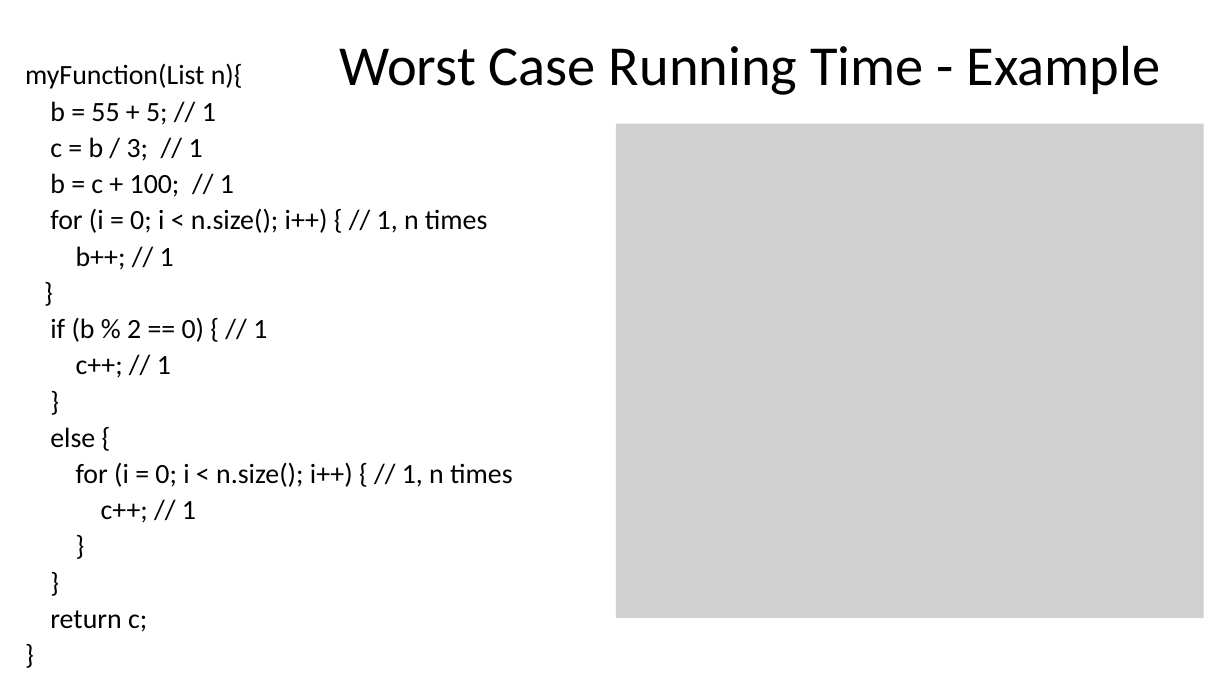
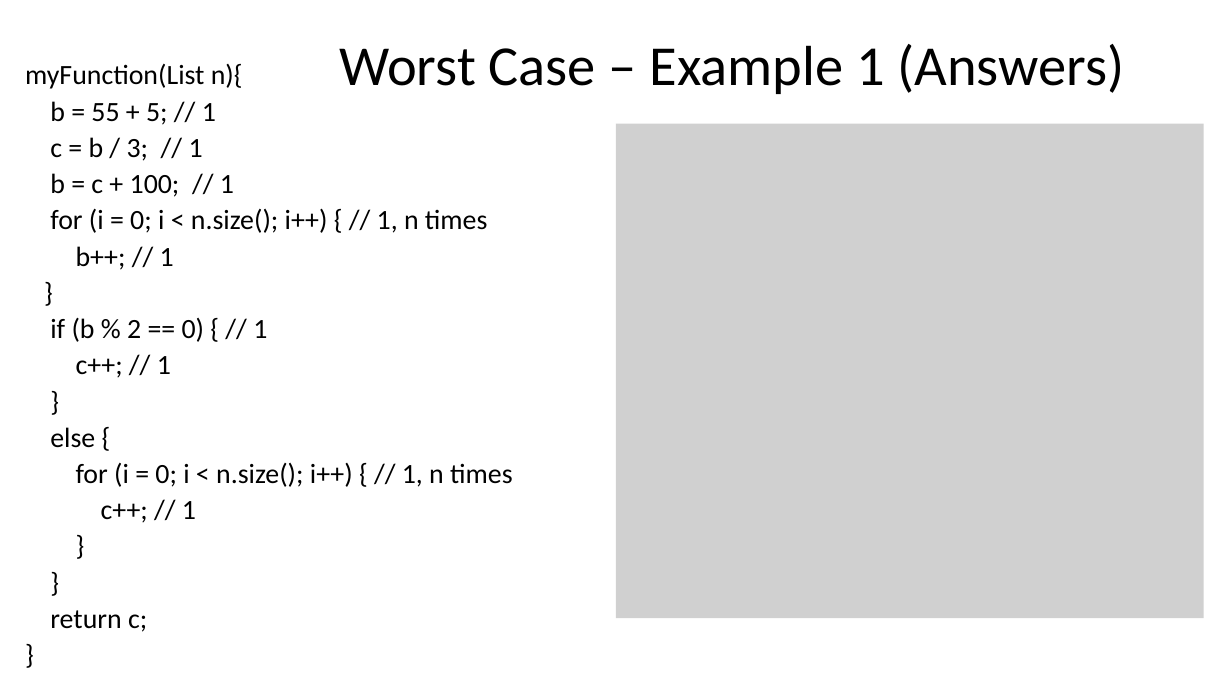
Before and after one commit to natebrunelle/cse332, a slide deck: slide 26 of markdown/files/slides/lecture2_analysis1.pptx (slide 24 before the commit). Drawn at 1232x693 pixels with LibreOffice and Linux fonts; fonts in the diff are those of the drawing; grey boxes stand for pictures. Boxes give left, top, right and bottom in pixels: in the first picture for what was removed or moved away, otherwise in the second. Text is boxed around its words. In the diff, an @@ line names an element or a change of style, - is before the commit and + after.

```diff
--- a/markdown/files/slides/lecture2_analysis1.pptx
+++ b/markdown/files/slides/lecture2_analysis1.pptx
@@ title at (x1=339, y1=44, x2=1124, y2=94): text changed @@
-Worst Case Running Time - Example
+Worst Case – Example 1 (Answers)
```
Also in this commit, not shown: 10 other slides changed, 2 slides added, 4 other files.
